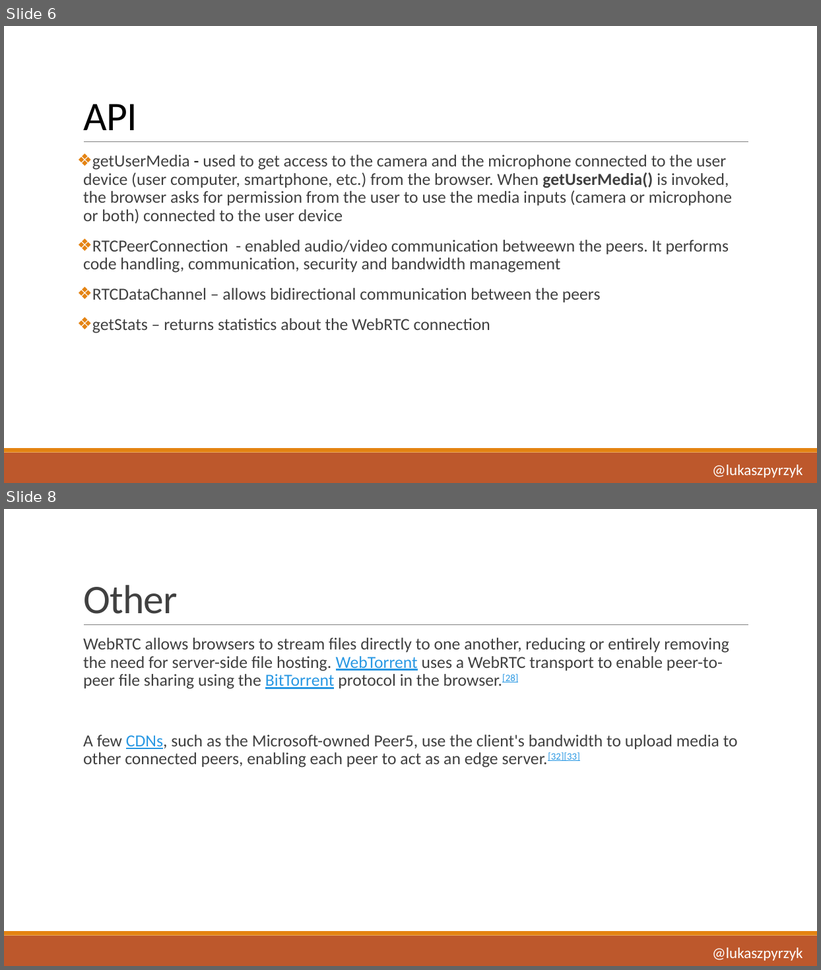
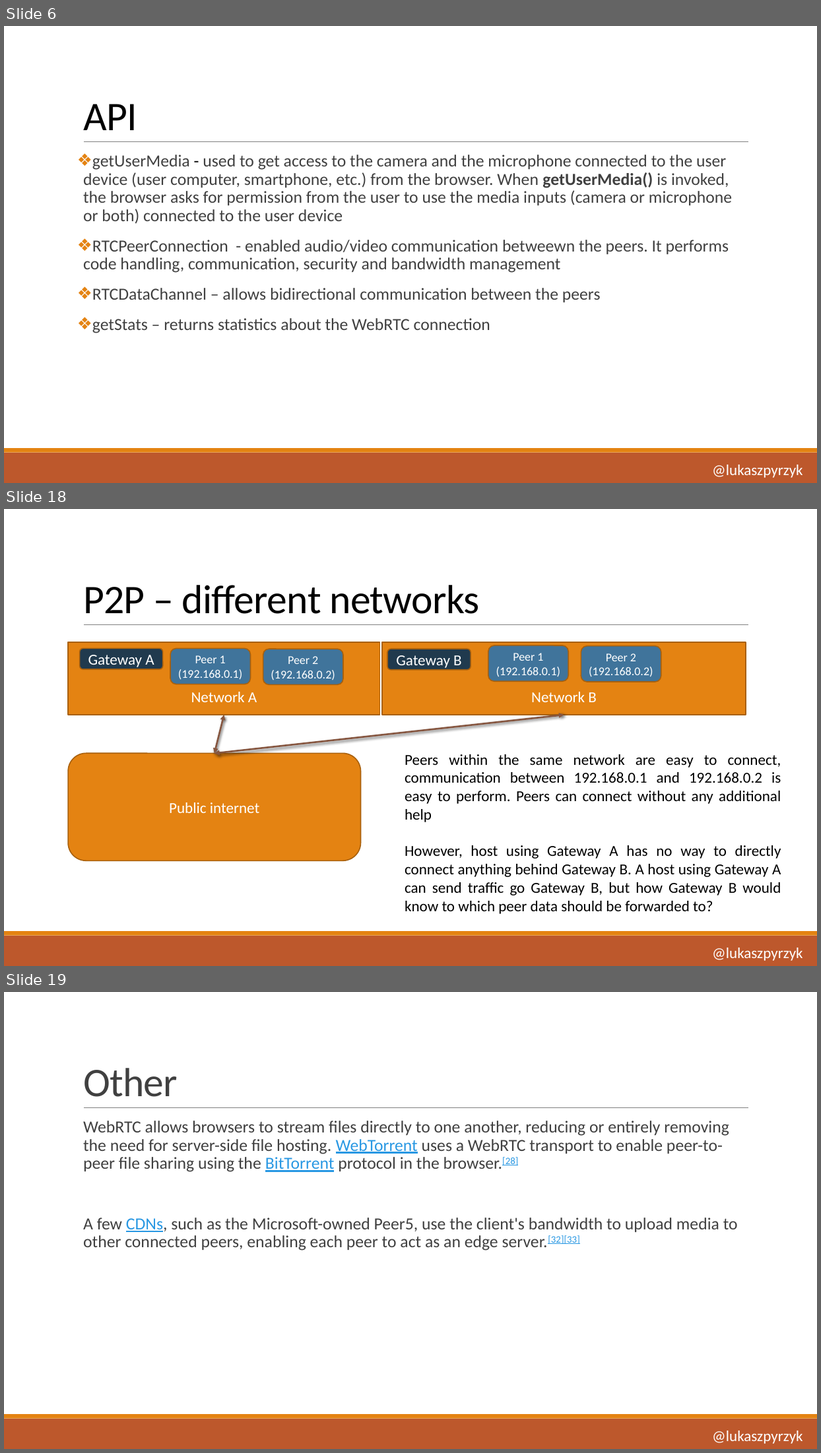
Before and after one commit to lukasz-pyrzyk/webrtc-dotnet, a slide deck: WebRTC with.pptx. Shown one above the other, each under a label of ours: slides 6 and 8 before the commit, slides 6, 18 and 19 after it; the slides between them are not shown. The pictures are 821x970 and 821x1453 pixels, drawn with LibreOffice and Linux fonts; fonts in the diff are those of the drawing. Boxes give left, top, right and bottom in pixels: in the first picture for what was removed or moved away, otherwise in the second. Text is boxed around its words. In the diff, an @@ line names an element or a change of style, - is before the commit and + after.

```diff
--- a/WebRTC with.pptx
+++ b/WebRTC with.pptx
@@ slide 18 added at [4,509,817,966], background #FFFFFF; not listed: 3 template elements that a slide beside it also shows @@
@@ title added at [83,585,480,614], 48 pt, text #000000 @@
+P2P – different networks
@@ rectangle added at [68,642,380,714], fill #E48312, outline #A9610D 1.25 pt, 18 pt, text #FFFFFF @@
+Network A
@@ rectangle added at [382,642,746,714], fill #E48312, outline #A9610D 1.25 pt, 18 pt, text #FFFFFF @@
+Network B
@@ rounded rectangle added at [488,646,568,682], fill #40749B, outline #A9610D 1.25 pt, 14 pt, text #FFFFFF @@
+Peer 1 (192.168.0.1)
@@ rounded rectangle added at [581,646,661,682], fill #40749B, outline #A9610D 1.25 pt, 14 pt, text #FFFFFF @@
+Peer 2 (192.168.0.2)
@@ rounded rectangle added at [80,649,162,669], fill #203A4E, outline #A9610D 1.25 pt, 18 pt, text #FFFFFF @@
+Gateway A
@@ rounded rectangle added at [170,649,250,685], fill #40749B, outline #A9610D 1.25 pt, 14 pt, text #FFFFFF @@
+Peer 1 (192.168.0.1)
@@ rounded rectangle added at [263,650,343,685], fill #40749B, outline #A9610D 1.25 pt, 14 pt, text #FFFFFF @@
+Peer 2 (192.168.0.2)
@@ rounded rectangle added at [387,650,471,670], fill #203A4E, outline #A9610D 1.25 pt, 18 pt, text #FFFFFF @@
+Gateway B
@@ double arrow added from (224, 715) to (215, 754), #865640 2 pt @@
@@ double arrow added from (564, 715) to (215, 754), #865640 2 pt @@
@@ rounded rectangle added at [68,754,361,861], fill #E48312, outline #A9610D 1.25 pt, 18 pt, text #FFFFFF @@
+Public internet
@@ text added at [405,755,781,914], 18 pt, text #000000 @@
+Peers within the same network are easy to connect, communication between 192.168.0.1 and 192.168.0.2 is easy to perform. Peers can connect without any additional help
+However, host using Gateway A has no way to directly connect anything behind Gateway B. A host using Gateway A can send traffic go Gateway B, but how Gateway B would know to which peer data should be forwarded to?
@@ text added at [712,948,803,961], 18 pt, text #FFFFFF @@
+@lukaszpyrzyk
@@ what was slide 8 is now slide 19 @@
```
Also in this commit, not shown: 1 slide changed, 11 other slides added.
